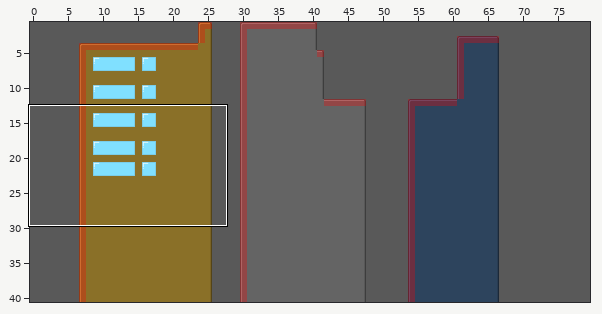
Two versions of a level (Tiled map, data/sprites/blocks/long.tmx). The picture above shows the old version from afar; the outline marks the close-up.
Close-up. First the earlier version:
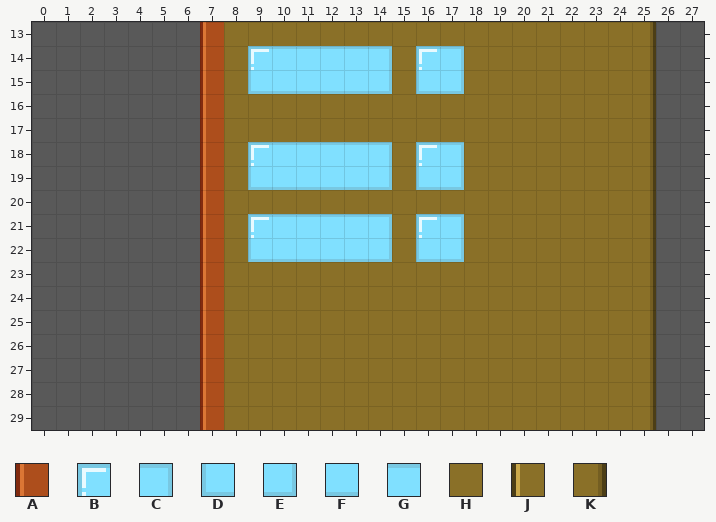
Cells are 32x32 px. Shown: x 0..27, y 13..29. The commit also changed other parts of the map, which this record leaves out. The old version is drawn lined up with the new one.
Key: from "tileset": A 0, B 12, C 13, D 24, E 25, F 49, G 60, H 76, J 80, K 82.
_ is an empty cell.
Layer "layer1" before, first column x 0:
13 _______JHHHHHHHHHHHHHHHHHK__
14 _______JHBGGGGCHBCHHHHHHHK__
15 _______JHDFFFFEHDEHHHHHHHK__
16 _______JHHHHHHHHHHHHHHHHHK__
17 _______JHHHHHHHHHHHHHHHHHK__
18 _______JHBGGGGCHBCHHHHHHHK__
19 _______JHDFFFFEHDEHHHHHHHK__
20 _______JHHHHHHHHHHHHHHHHHK__
21 _______JHBGGGGCHBCHHHHHHHK__
22 _______JHDFFFFEHDEHHHHHHHK__
23 _______JHHHHHHHHHHHHHHHHHK__
24 _______JHHHHHHHHHHHHHHHHHK__
25 _______JHHHHHHHHHHHHHHHHHK__
26 _______JHHHHHHHHHHHHHHHHHK__
27 _______JHHHHHHHHHHHHHHHHHK__
28 _______JHHHHHHHHHHHHHHHHHK__
29 _______JHHHHHHHHHHHHHHHHHK__
Layer "collision" before, first column x 0:
13 _______A____________________
14 _______A____________________
15 _______A____________________
16 _______A____________________
17 _______A____________________
18 _______A____________________
19 _______A____________________
20 _______A____________________
21 _______A____________________
22 _______A____________________
23 _______A____________________
24 _______A____________________
25 _______A____________________
26 _______A____________________
27 _______A____________________
28 _______A____________________
29 _______A____________________
Now the later version:
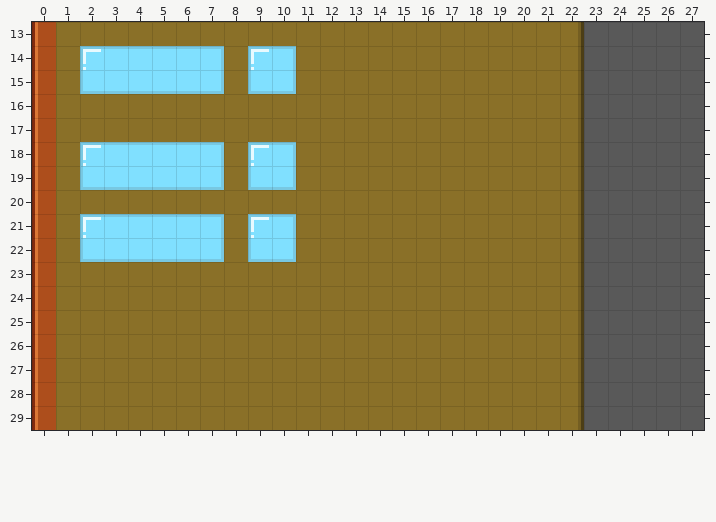
See-through tiles are keyed as they look on the map.
What changed:
map size 60x40 -> 80x40 cells (old content now starts at 7,1; both pictures use the new coordinates)
Layer "layer1":
y 13: x 0..7 _______J -> JHHHHHHH; x 22..25 HHHK -> K___
y 14: x 0..7 _______J -> JHBGGGGC; x 10..14 GGGGC -> CHHHH; x 16..17 BC -> HH; x 22..25 HHHK -> K___
y 15: x 0..7 _______J -> JHDFFFFE; x 10..14 FFFFE -> EHHHH; x 16..17 DE -> HH; x 22..25 HHHK -> K___
y 16..17: x 0..7 _______J -> JHHHHHHH; x 22..25 HHHK -> K___
y 18: x 0..7 _______J -> JHBGGGGC; x 10..14 GGGGC -> CHHHH; x 16..17 BC -> HH; x 22..25 HHHK -> K___
y 19: x 0..7 _______J -> JHDFFFFE; x 10..14 FFFFE -> EHHHH; x 16..17 DE -> HH; x 22..25 HHHK -> K___
y 20: x 0..7 _______J -> JHHHHHHH; x 22..25 HHHK -> K___
y 21: x 0..7 _______J -> JHBGGGGC; x 10..14 GGGGC -> CHHHH; x 16..17 BC -> HH; x 22..25 HHHK -> K___
y 22: x 0..7 _______J -> JHDFFFFE; x 10..14 FFFFE -> EHHHH; x 16..17 DE -> HH; x 22..25 HHHK -> K___
y 23..29: x 0..7 _______J -> JHHHHHHH; x 22..25 HHHK -> K___
Layer "collision":
y 13..29: x 0 _ -> A; x 7 A -> _
Boxes around the changes in both close-ups, in picture pixels (x1, y1, x2, y2):
changed: (32, 22, 224, 430)
changed: (578, 22, 656, 430)
changed: (293, 46, 392, 94)
changed: (416, 46, 464, 94)
changed: (293, 142, 392, 190)
changed: (416, 142, 464, 190)
changed: (293, 214, 392, 262)
changed: (416, 214, 464, 262)
